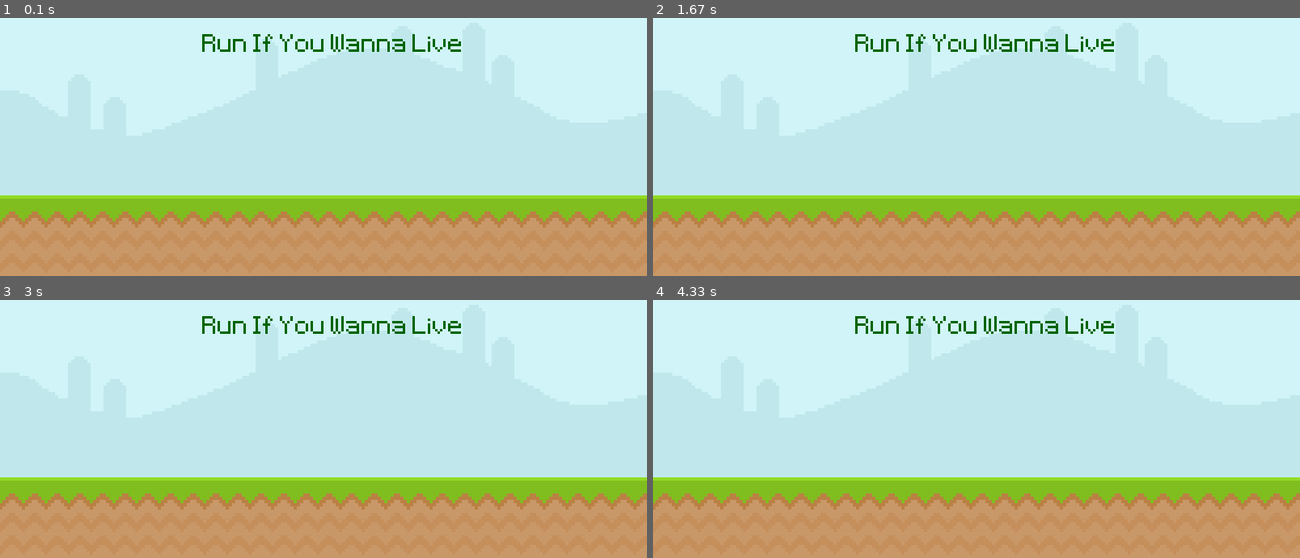
Above: before the commit, frames 1-4 (two rows, left to right).
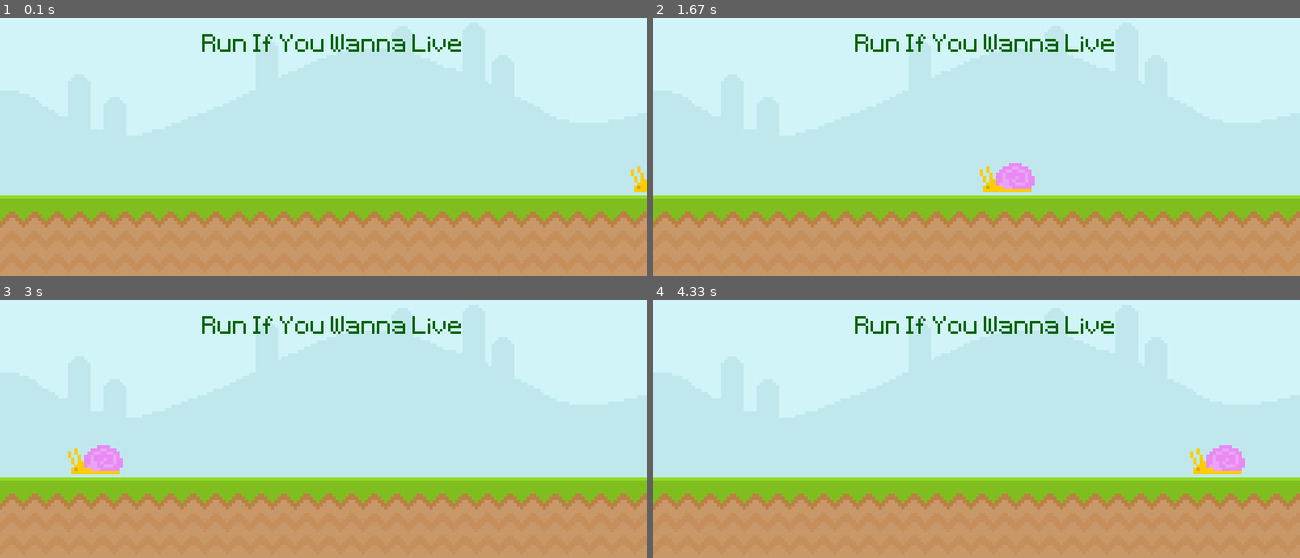
Above: after the commit, the same moments.

Repository: Prabhat-Kumar-42/PyGame-RunIfYouWannaLive
Game: pygame game, started from FirstPyGame.py
The game is run twice, just before and just after one commit, with the same random seed, the same clock (stepped at 60 frames per second) and the same inputs.
Inputs:
- Up to frame 1 (0.1 s): no input
- Up to frame 2 (1.67 s): no input
- Up to frame 3 (3 s): no input
- Up to frame 4 (4.33 s): no input

The runs differ from the first frame. In frame 1, 0.1% of the frame differs, in the area x 97-100%, y 57-68%; in frame 2, 0.7%, in the area x 50-59%, y 56-68%; in frame 3, 0.7%; in frame 4, 0.7%.

Commit message:
Learned about animations and Added snail animation to the game

Diff:
--- a/FirstPyGame.py
+++ b/FirstPyGame.py
@@ -10,9 +10,6 @@
 #clock obj, helps with time and controlling framerate
 clock = pygame.time.Clock()
 
-# creating font object to create a font surface
-surface_font = pygame.font.Font('./font/Pixeltype.ttf', 50)
-
 width = 800
 height = 400
 screen = pygame.display.set_mode((width, height))
@@ -24,10 +21,17 @@
 test_surface = pygame.Surface((test_surface_width, test_surface_height)) # create regular surface
 test_surface.fill('White') # fill the surface with a color
 '''
- #code for loading an image to a surface
-sky_surface = pygame.image.load('./graphics/sky.png')
-ground_surface = pygame.image.load('./graphics/ground.png')
-text_surface = surface_font.render('Run If You Wanna Live', False, 'Dark Green')
+
+#code for loading an image to a surface
+sky_surface = pygame.image.load('./graphics/sky.png').convert()
+ground_surface = pygame.image.load('./graphics/ground.png').convert()
+surface_font = pygame.font.Font('./font/Pixeltype.ttf', 50) # creating font object to create a font surface
+text_surface = surface_font.render('Run If You Wanna Live', False, 'Dark Green').convert()
+
+#snail_surface
+snail_surface = pygame.image.load('./graphics/snail/snail1.png').convert_alpha()
+snail_x_pos = 800
+snail_y_pos = 260
 
 while(True):
     for event in pygame.event.get():
@@ -42,5 +46,10 @@
     screen.blit(ground_surface, (0, 300))
     screen.blit(text_surface, (250, 100))
 
+    if(snail_x_pos <= -100):
+        snail_x_pos = 800
+    screen.blit(snail_surface, (snail_x_pos, snail_y_pos))
+    snail_x_pos = snail_x_pos-4
+
     pygame.display.update() # update the display surface, in our case screen
     clock.tick(60) # set upperlimit for framerate as 60 fps
